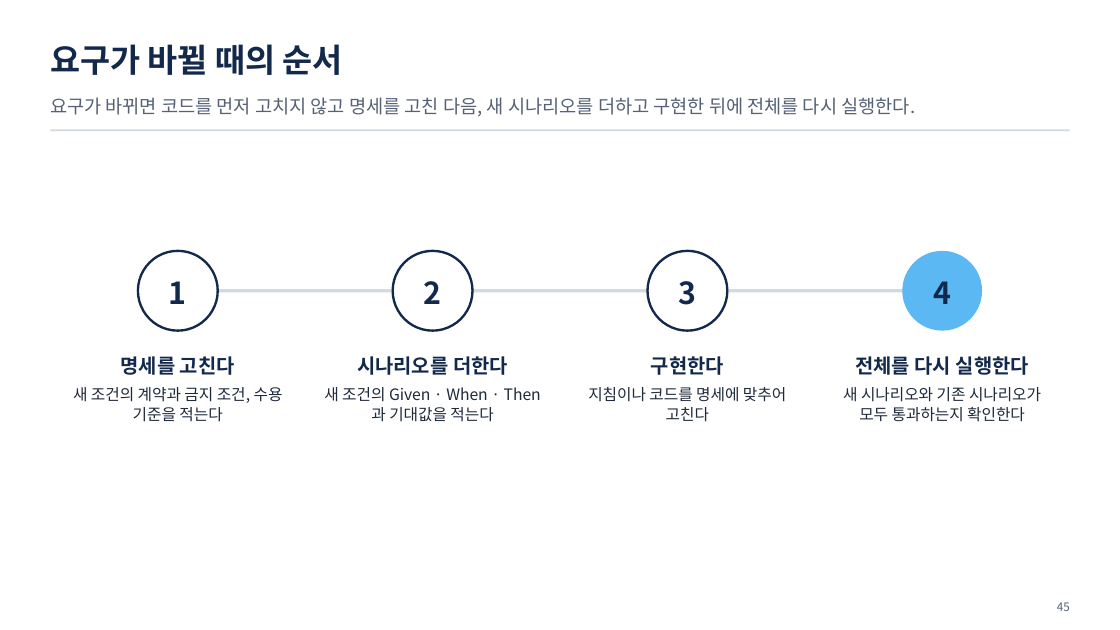
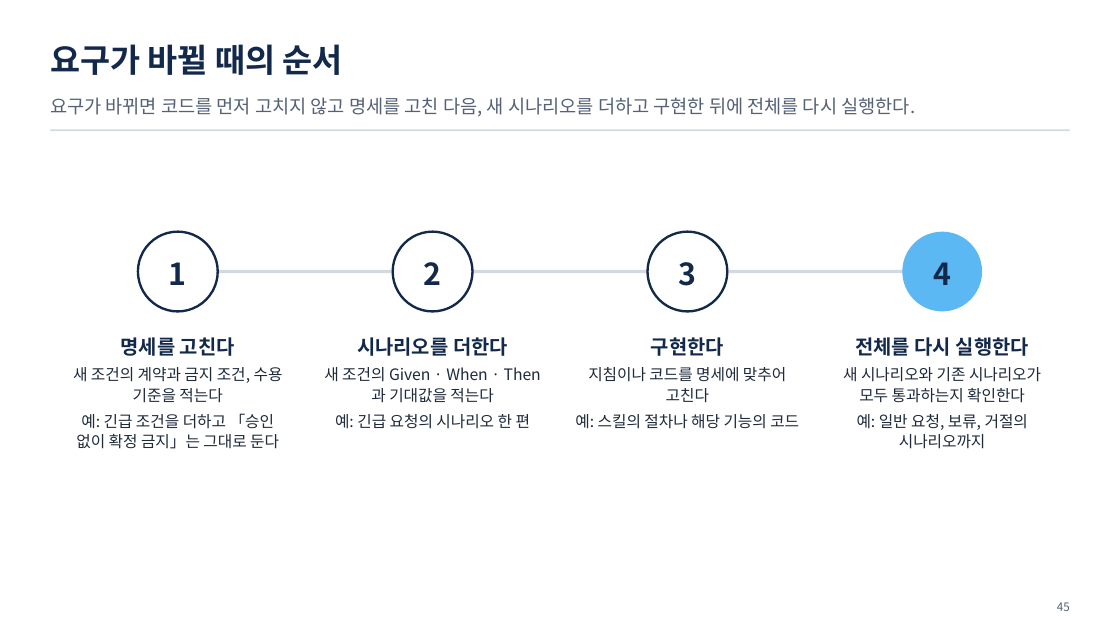
Before and after one commit to uengine-oss/hyd-iot-edu, a slide deck: slide 45 of docs/교재/실전반_오프라인/06회차/실전반_오프라인_06회차.pptx. Drawn at 1120x630 pixels with LibreOffice and Linux fonts; fonts in the diff are those of the drawing. Boxes give left, top, right and bottom in pixels: in the first picture for what was removed or moved away, otherwise in the second. Text is boxed around its words. In the diff, an @@ line names an element or a change of style, - is before the commit and + after.

```diff
--- a/docs/교재/실전반_오프라인/06회차/실전반_오프라인_06회차.pptx
+++ b/docs/교재/실전반_오프라인/06회차/실전반_오프라인_06회차.pptx
@@ 4 texts, 4 ellipses, 1 rectangle: place and size @@
-4 texts, 4 ellipses, 1 rectangle at bbox=[138, 251, 982, 331]
+4 texts, 4 ellipses, 1 rectangle at bbox=[138, 232, 982, 312]
@@ text "명세를 고친다": place and size @@
-text "명세를 고친다" at bbox=[73, 356, 283, 422]
+text "명세를 고친다" at bbox=[73, 337, 283, 449]
@@ text "시나리오를 더한다": place and size @@
-text "시나리오를 더한다" at bbox=[324, 356, 508, 422]
+text "시나리오를 더한다" at bbox=[324, 337, 530, 429]
@@ text "구현한다": place and size @@
-text "구현한다" at bbox=[588, 356, 786, 422]
+text "구현한다" at bbox=[575, 337, 799, 429]
@@ text "전체를 다시 실행한다": place and size @@
-text "전체를 다시 실행한다" at bbox=[843, 356, 1041, 422]
+text "전체를 다시 실행한다" at bbox=[843, 337, 1041, 449]
@@ text at bbox=[76, 413, 279, 449]: paragraph added @@
+예: 긴급 조건을 더하고 「승인 없이 확정 금지」는 그대로 둔다
@@ text at bbox=[335, 414, 530, 429]: paragraph added @@
+예: 긴급 요청의 시나리오 한 편
@@ text at bbox=[575, 414, 799, 429]: paragraph added @@
+예: 스킬의 절차나 해당 기능의 코드
@@ text at bbox=[857, 414, 1028, 449]: paragraph added @@
+예: 일반 요청, 보류, 거절의 시나리오까지
```
Also in this commit, not shown: 11 other slides changed, 32 other files.
